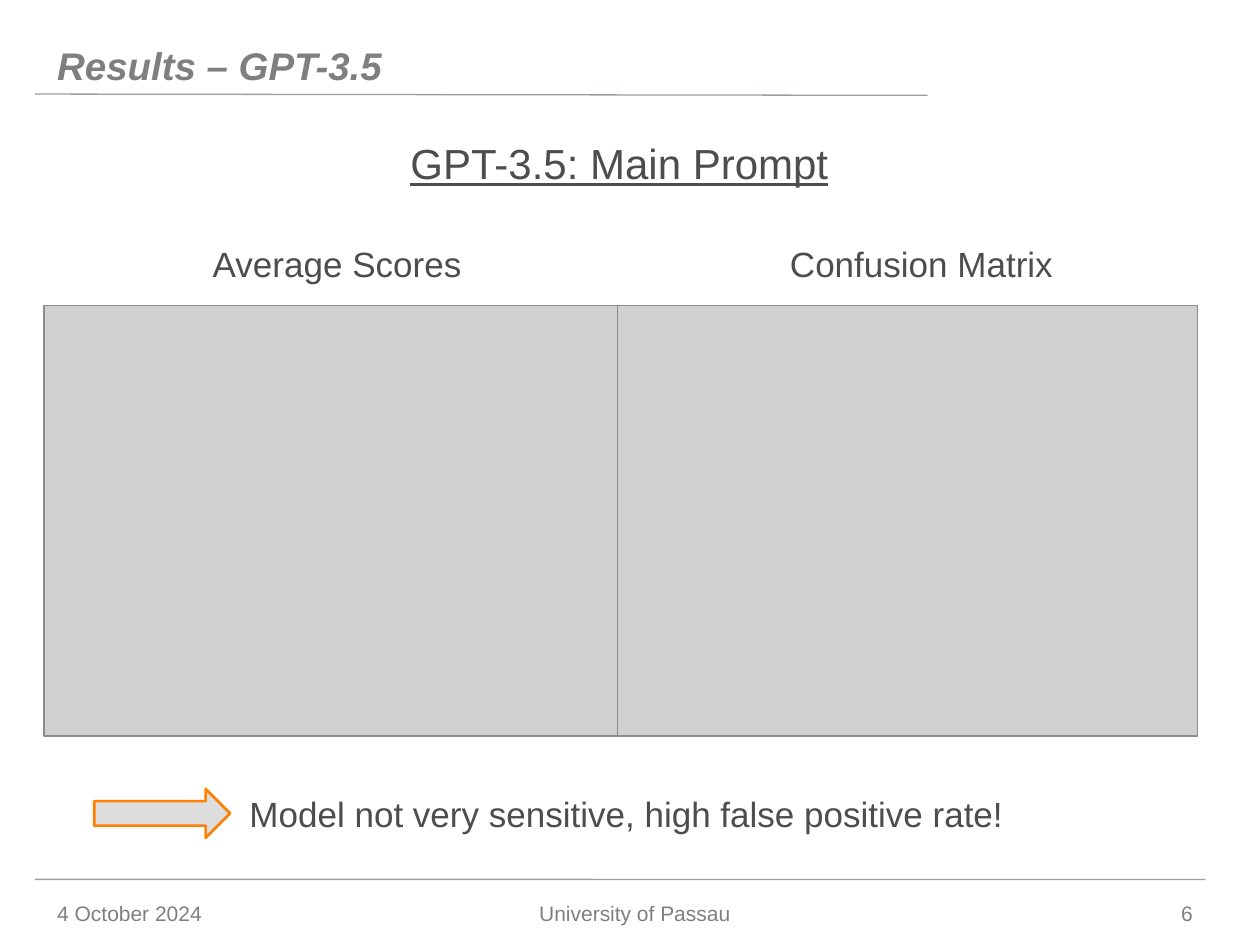
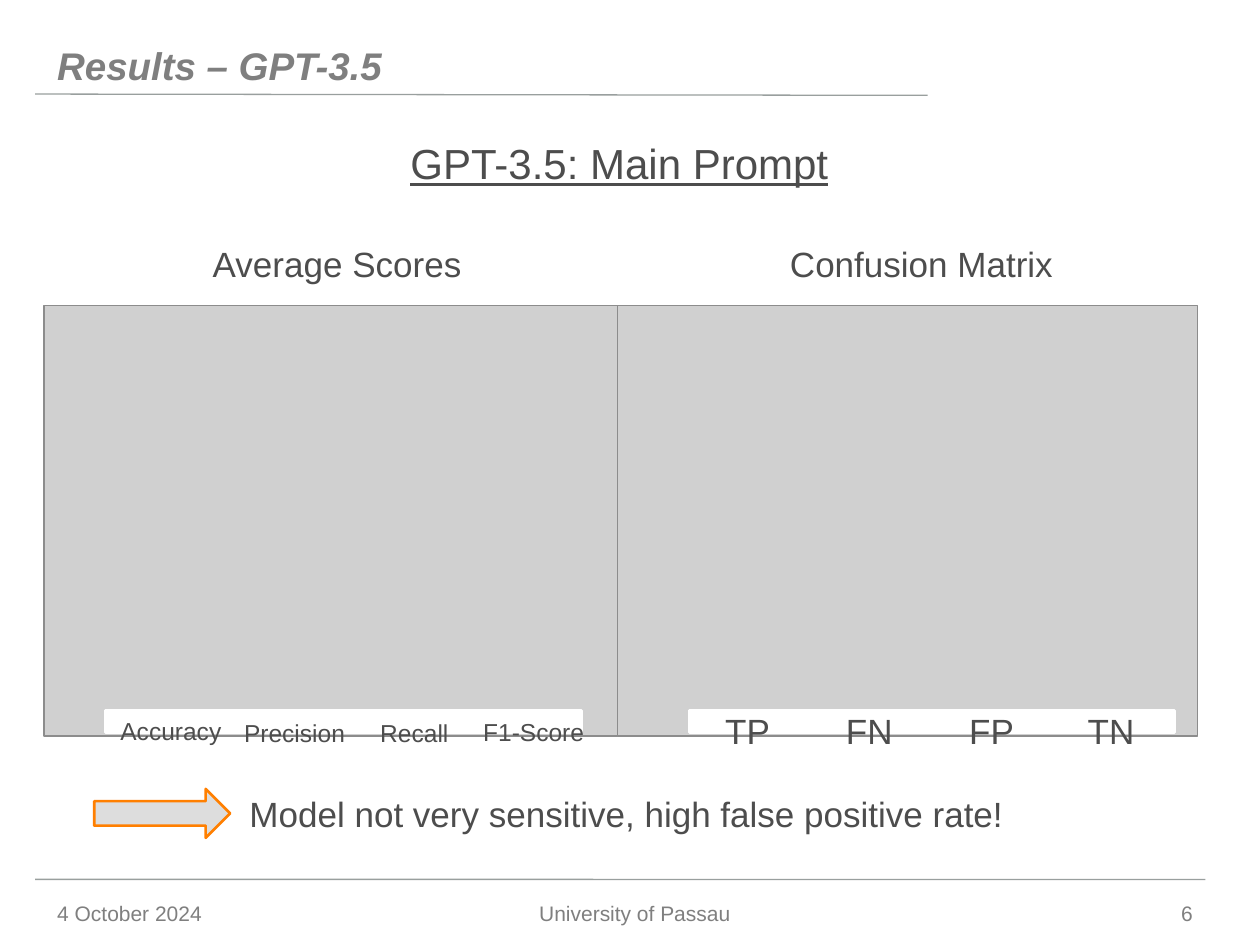
Before and after one commit to Jonas-Barth/bachelor, a slide deck: slide 6 of Writing/Präsentation - Kopie - Kopie.pptx. Drawn at 1260x945 pixels with LibreOffice and Linux fonts; fonts in the diff are those of the drawing; grey boxes stand for pictures; background and template pictures are left out. Boxes give left, top, right and bottom in pixels: in the first picture for what was removed or moved away, otherwise in the second. Text is boxed around its words. In the diff, an @@ line names an element or a change of style, - is before the commit and + after.

```diff
--- a/Writing/Präsentation - Kopie - Kopie.pptx
+++ b/Writing/Präsentation - Kopie - Kopie.pptx
@@ rectangle added at (x1=106, y1=711, x2=582, y2=733), fill #FFFFFF, outline #FFFFFF 1.5 pt @@
@@ rectangle added at (x1=689, y1=711, x2=1174, y2=733), fill #FFFFFF, outline #FFFFFF 1.5 pt @@
@@ text added at (x1=120, y1=723, x2=221, y2=745), 14 pt, text #4D4D4D @@
+Accuracy
@@ text added at (x1=244, y1=724, x2=345, y2=743), 14 pt, text #4D4D4D @@
+Precision
@@ text added at (x1=380, y1=724, x2=448, y2=743), 14 pt, text #4D4D4D @@
+Recall
@@ text added at (x1=483, y1=722, x2=584, y2=742), 14 pt, text #4D4D4D @@
+F1-Score
@@ text added at (x1=725, y1=720, x2=770, y2=744), 20 pt, text #4D4D4D @@
+TP
@@ text added at (x1=846, y1=720, x2=893, y2=744), 20 pt, text #4D4D4D @@
+FN
@@ text added at (x1=969, y1=720, x2=1014, y2=744), 20 pt, text #4D4D4D @@
+FP
@@ text added at (x1=1088, y1=720, x2=1135, y2=744), 20 pt, text #4D4D4D @@
+TN
```
Also in this commit, not shown: 1 other slide changed.
